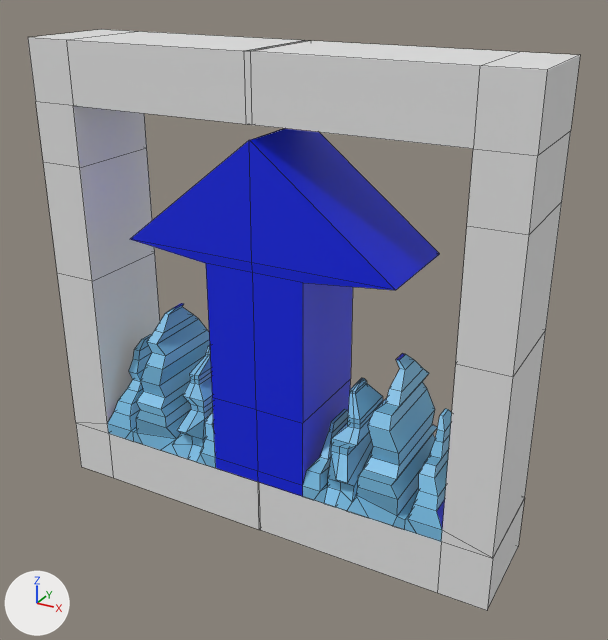
The FBX model game_first/Assets/модельки/усиления/speed/speed.fbx as it was, and as the next commit left it.
Camera for both pictures: a 50 mm lens placed at (1.05, -1.788, 1.113), pointed at (0.061, 0.011, 0.214). Arrows for +X, +Y and +Z are at lower left; the lights stay in place. The picture after the commit comes second. Mesh edges are drawn as thin lines. Where no turn or scale is listed for an object, it has been applied to the vertices. Vertices at exactly the same position are counted once.
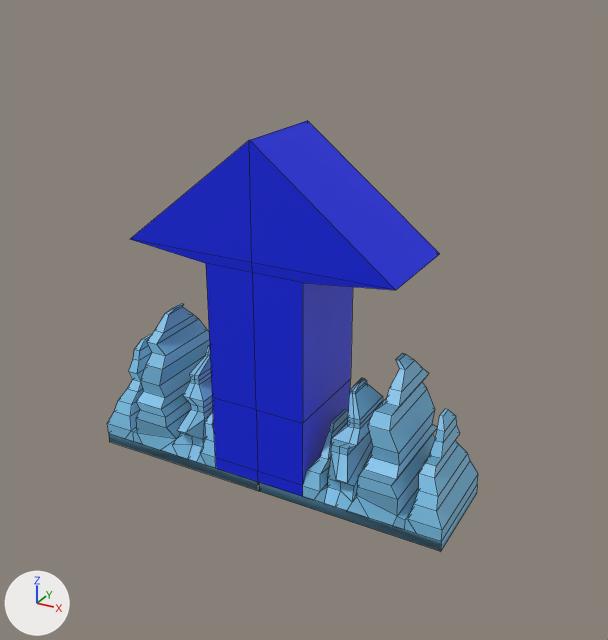
Commit message: Убрана рамка

Scene script edits in JSON lines:
```json
{"block": "me_cube_002", "where": "# used by ob_cube; location = (0.0, 0.0, 0.0)"}
{"op": "remove", "block": "me_cube_002", "code": "me_cube_002.from_pydata(...)  # 488 vertices, 486 faces; spans x -0.662..0.662, y -0.145..0.145, z -0.388..0.908"}
{"op": "remove", "block": "me_cube_002", "code": "me_cube_002.materials.append(mat_material_003)  # white #e7e7e7"}
{"op": "add", "block": "me_cube_002", "code": "me_cube_002.from_pydata(...)  # 436 vertices, 432 faces; spans x -0.532..0.532, y -0.145..0.145, z -0.257..0.711"}
{"block": "me_cube_002", "change": "me_cube_002 part 1"}
{"block": "me_cube_002", "change": "56 vertices are removed from x -0.662..0.662, y -0.14..0.14, z -0.388..0.908"}
{"block": "me_cube_002", "change": "66 faces are deleted"}
{"block": "me_cube_002", "change": "4 vertices in x -0.002..0.002, y -0.14..0.14, z -0.388 move by (0.0, 0.0, 0.131)"}
{"block": "me_cube_002", "change": "4 vertices are added at (0.532, -0.14, -0.257), (0.532, 0.14, -0.257), (-0.532, -0.14, -0.257), (-0.532, 0.14, -0.257)"}
{"block": "me_cube_002", "change": "10 new faces join them, mat_material_002 (blue #7bc0e7)"}
{"block": "me_cube_002", "change": "2 new faces join them, mat_material_001 (blue #001ee7)"}
{"block": "me_cube_002", "change": "me_cube_002 part 2: 4 faces spanning x -0.532..0.532, y -0.14..0.14, z -0.192..0.177 switch from mat_material_001 (blue #001ee7) to mat_material_002 (blue #7bc0e7)"}
```

What differs and where, as boxes (x1, y1, x2, y2) in the pictures (608 x 640 px):
```json
{"object": "Cube", "change": "reshaped", "before": [28, 29, 580, 610], "after": [107, 121, 478, 551], "on screen": "33% narrower, 26% shorter"}
{"part": 1, "of": "me_cube_002", "change": "cut back", "before": [28, 29, 580, 610], "after": [109, 434, 478, 551]}
{"part": 2, "of": "me_cube_002", "change": "recoloured", "before": [174, 303, 445, 528], "after": [174, 303, 478, 530]}
```
